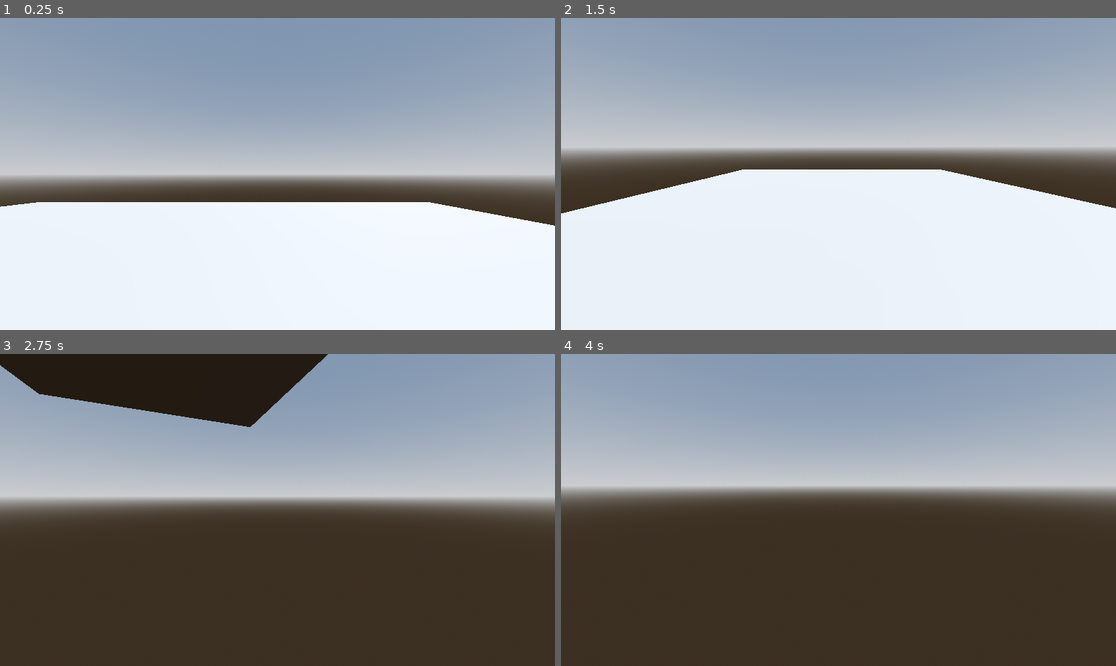
Above: before the commit, frames 1-4 (two rows, left to right).
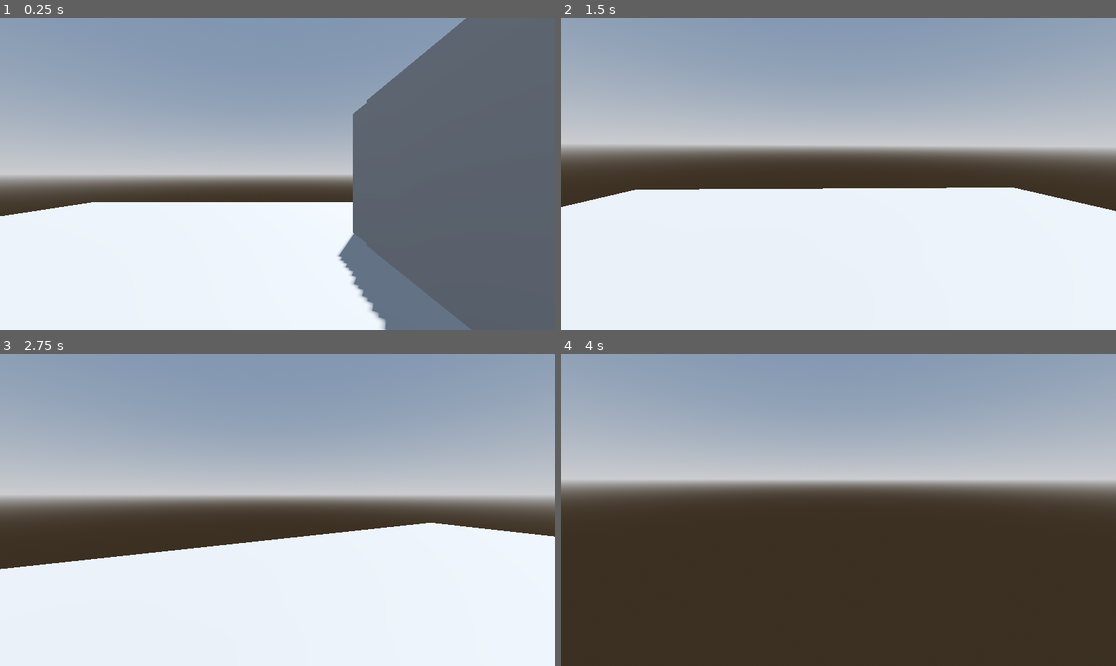
Above: after the commit, the same moments.

Repository: kc999/TerrorPatrolNew
Game: Godot game, scene res://Levels/test_level.tscn
Same seed, same stepped clock (60 frames per second), same inputs: the game is played once before the commit and once after it.
Inputs (mouse positions are in pixels of both pictures, inside the frame that each line leads up to):
- Up to frame 1 (0.25 s): no input
- Up to frame 2 (1.5 s): move the mouse to (960, 158) at 0.52 s; press the mouse at (960, 158) at 0.53 s; hold D (right) 0.53-1.28 s; tap Space (jump) at 0.77 s; move the mouse to (810, 174) at 1.27 s; release the mouse at (810, 174) at 1.28 s; hold W (forward) from 1.28 s (still down); click (810, 174) at 1.35 s
- Up to frame 3 (2.75 s): keep holding W (forward); tap Space (jump) at 1.52 s; move the mouse to (288, 503) at 2.02 s; press the mouse at (288, 503) at 2.03 s
- Up to frame 4 (4 s): keep holding W (forward); move the mouse to (832, 516) at 2.77 s; release the mouse at (832, 516) at 2.78 s; click (832, 516) at 2.85 s; tap Space (jump) at 3.02, 3.77 s; tap Enter at 3.5 s; move the mouse to (877, 513) at 3.52 s; press the mouse at (877, 513) at 3.53 s

The runs differ from the first frame. In frame 1, 33% of the frame differs, in the area x 0-100%, y 0-100%; in frame 2, 4.8%; in frame 3, 49%; in frame 4, 5.3%.

Commit message:
Audio Acoustics and pistol sounds

Diff:
--- a/terror-patrol-n/Levels/test_level.tscn
+++ b/terror-patrol-n/Levels/test_level.tscn
@@ -21,6 +21,12 @@
 [sub_resource type="BoxMesh" id="BoxMesh_4k50d"]
 size = Vector3(20, 1, 20)
 
+[sub_resource type="BoxMesh" id="BoxMesh_ormqy"]
+size = Vector3(5, 3, 1)
+
+[sub_resource type="ConcavePolygonShape3D" id="ConcavePolygonShape3D_00vsl"]
+data = PackedVector3Array(-2.5, 1.5, 0.5, 2.5, 1.5, 0.5, -2.5, -1.5, 0.5, 2.5, 1.5, 0.5, 2.5, -1.5, 0.5, -2.5, -1.5, 0.5, 2.5, 1.5, -0.5, -2.5, 1.5, -0.5, 2.5, -1.5, -0.5, -2.5, 1.5, -0.5, -2.5, -1.5, -0.5, 2.5, -1.5, -0.5, 2.5, 1.5, 0.5, 2.5, 1.5, -0.5, 2.5, -1.5, 0.5, 2.5, 1.5, -0.5, 2.5, -1.5, -0.5, 2.5, -1.5, 0.5, -2.5, 1.5, -0.5, -2.5, 1.5, 0.5, -2.5, -1.5, -0.5, -2.5, 1.5, 0.5, -2.5, -1.5, 0.5, -2.5, -1.5, -0.5, 2.5, 1.5, 0.5, -2.5, 1.5, 0.5, 2.5, 1.5, -0.5, -2.5, 1.5, 0.5, -2.5, 1.5, -0.5, 2.5, 1.5, -0.5, -2.5, -1.5, 0.5, 2.5, -1.5, 0.5, -2.5, -1.5, -0.5, 2.5, -1.5, 0.5, 2.5, -1.5, -0.5, -2.5, -1.5, -0.5)
+
 [node name="TestLevel" type="Node3D" unique_id=292632588]
 
 [node name="DirectionalLight3D" type="DirectionalLight3D" parent="." unique_id=386575485]
@@ -39,4 +45,50 @@
 mesh = SubResource("BoxMesh_4k50d")
 
 [node name="Player" parent="." unique_id=632405292 instance=ExtResource("1_ormqy")]
-transform = Transform3D(1, 0, 0, 0, 1, 0, 0, 0, 1, 2.2384987, 2.3436127, 0.39337635)
+transform = Transform3D(1, 0, 0, 0, 1, 0, 0, 0, 1, -0.5525563, 2.3436127, 0.39337635)
+
+[node name="Fort" type="Node3D" parent="." unique_id=410347902]
+
+[node name="StaticBody3D" type="StaticBody3D" parent="Fort" unique_id=11706865]
+transform = Transform3D(1, 0, 0, 0, 1, 0, 0, 0, 1, 3.810278, 0.0639925, -4.129481)
+
+[node name="MeshInstance3D" type="MeshInstance3D" parent="Fort/StaticBody3D" unique_id=24482441]
+transform = Transform3D(1, 0, 0, 0, 1, 0, 0, 0, 1, 0, 1.8639269, 0)
+mesh = SubResource("BoxMesh_ormqy")
+
+[node name="CollisionShape3D" type="CollisionShape3D" parent="Fort/StaticBody3D" unique_id=156237636]
+transform = Transform3D(1, 0, 0, 0, 1, 0, 0, 0, 1, 0, 1.8639269, 0)
+shape = SubResource("ConcavePolygonShape3D_00vsl")
+
+[node name="StaticBody3D2" type="StaticBody3D" parent="Fort" unique_id=1680043754]
+transform = Transform3D(-4.371139e-08, 0, 1, 0, 1, 0, -1, 0, -4.371139e-08, 5.7851405, 0.0639925, -1.1049461)
+
+[node name="MeshInstance3D" type="MeshInstance3D" parent="Fort/StaticBody3D2" unique_id=1946960954]
+transform = Transform3D(1, 0, 0, 0, 1, 0, 0, 0, 1, 0, 1.8639269, 0)
+mesh = SubResource("BoxMesh_ormqy")
+
+[node name="CollisionShape3D" type="CollisionShape3D" parent="Fort/StaticBody3D2" unique_id=621833971]
+transform = Transform3D(1, 0, 0, 0, 1, 0, 0, 0, 1, 0, 1.8639269, 0)
+shape = SubResource("ConcavePolygonShape3D_00vsl")
+
+[node name="StaticBody3D3" type="StaticBody3D" parent="Fort" unique_id=2113578524]
+transform = Transform3D(-4.371139e-08, 0, 1, 0, 1, 0, -1, 0, -4.371139e-08, 1.7456465, 0.0639925, -1.2089853)
+
+[node name="MeshInstance3D" type="MeshInstance3D" parent="Fort/StaticBody3D3" unique_id=1472367037]
+transform = Transform3D(1, 0, 0, 0, 1, 0, 0, 0, 1, 0, 1.8639269, 0)
+mesh = SubResource("BoxMesh_ormqy")
+
+[node name="CollisionShape3D" type="CollisionShape3D" parent="Fort/StaticBody3D3" unique_id=43033973]
+transform = Transform3D(1, 0, 0, 0, 1, 0, 0, 0, 1, 0, 1.8639269, 0)
+shape = SubResource("ConcavePolygonShape3D_00vsl")
+
+[node name="StaticBody3D4" type="StaticBody3D" parent="Fort" unique_id=1883985324]
+transform = Transform3D(-4.371139e-08, 1, -4.371139e-08, 0, -4.371139e-08, -1, -1, -4.371139e-08, 1.9106855e-15, 1.911464, 3.6076546, -1.2089853)
+
+[node name="MeshInstance3D" type="MeshInstance3D" parent="Fort/StaticBody3D4" unique_id=1170318415]
+transform = Transform3D(1, 0, 0, 0, 1, 0, 0, 0, 1, 0, 1.8639269, 0)
+mesh = SubResource("BoxMesh_ormqy")
+
+[node name="CollisionShape3D" type="CollisionShape3D" parent="Fort/StaticBody3D4" unique_id=405426997]
+transform = Transform3D(1, 0, 0, 0, 1, 0, 0, 0, 1, 0, 1.8639269, 0)
+shape = SubResource("ConcavePolygonShape3D_00vsl")
--- a/terror-patrol-n/Scenes/Weapons/PistolShoot.gd
+++ b/terror-patrol-n/Scenes/Weapons/PistolShoot.gd
@@ -2,5 +2,5 @@
 
 func handle_input(_event: InputEvent) -> void:
 	#If the gun can shoot, and has ammo, shoot
-	if Input.is_action_pressed("primary_fire") && gun.canShoot && gun.currentAmmo > 0:
+	if Input.is_action_just_pressed("primary_fire") && gun.canShoot && gun.currentAmmo > 0:
 		gun.shoot()
--- a/terror-patrol-n/Scenes/Weapons/pistol.tscn
+++ b/terror-patrol-n/Scenes/Weapons/pistol.tscn
@@ -1,12 +1,15 @@
 [gd_scene format=3 uid="uid://cmb0drwhcmg56"]
 
 [ext_resource type="Script" uid="uid://dyn8ehl1kfqc4" path="res://pistol.gd" id="1_ly3mx"]
+[ext_resource type="AudioStream" uid="uid://bqsoco04pbbxd" path="res://Assets/Sounds/Weapons/Pistol/pistol_base.ogg" id="2_c8jmy"]
 [ext_resource type="Script" uid="uid://bxyya3qn57w5i" path="res://Scripts/StateMachine/StateMachine.gd" id="2_v4s1r"]
 [ext_resource type="Script" uid="uid://bl8ajy2phirou" path="res://Scenes/Weapons/PistolShoot.gd" id="3_131bw"]
+[ext_resource type="AudioStream" uid="uid://bfkusy7xnm7kx" path="res://Assets/Sounds/Weapons/Pistol/pistol_indoor_tail.ogg" id="3_p25qq"]
+[ext_resource type="AudioStream" uid="uid://bsosmbkaybexn" path="res://Assets/Sounds/Weapons/Pistol/pistol_outdoor_tail.ogg" id="4_1o7ip"]
 
 [node name="Pistol" type="Node3D" unique_id=1892021339]
 script = ExtResource("1_ly3mx")
-rateOfFire = 0.1
+rateOfFire = 0.15
 maxAmmoMagazine = 10
 currentAmmo = 10
 reserveAmmo = 50
@@ -15,6 +18,9 @@
 mouseRecoilHorz = 0.25
 springRecoilHorz = 4.0
 springRecoilVert = 1.5
+baseGunSound = ExtResource("2_c8jmy")
+tailIndoorSound = ExtResource("3_p25qq")
+tailOutdoorSound = ExtResource("4_1o7ip")
 
 [node name="StateMachine" type="Node" parent="." unique_id=2084305979 node_paths=PackedStringArray("initial_state")]
 script = ExtResource("2_v4s1r")
--- a/terror-patrol-n/Scripts/Weapons/GunBase.gd
+++ b/terror-patrol-n/Scripts/Weapons/GunBase.gd
@@ -12,28 +12,75 @@
 @export var springRecoilVert: float
 ##Scene for projectile object weapon shoots
 @export var projectileScene: PackedScene
+@export var baseGunSound: AudioStream
+@export var tailIndoorSound: AudioStream
+@export var tailOutdoorSound: AudioStream
+@export var baseSoundVolume: float = 1.0
+var baseGunSoundPlayer: AudioStreamPlayer
+var tailIndoorSoundPlayer: AudioStreamPlayer
+var tailOutdoorSoundPlayer: AudioStreamPlayer
 var rateOfFireTimer: Timer
 var canShoot: bool = true
 var player: Player
+#Gun sounds are routed through the "WeaponSounds" bus. This is to properly pan sound shooting sound effecs
+var audioBusIndoor: String = "WeaponSoundsIndoor"
+var audioBusOutdoor: String = "WeaponSoundsOutdoor"
+var busPanEffectIn
+var busPanEffectOut
 ##Emits when the gun has successfully been reloaded
 signal gunReloaded
 signal gunEquipped
 signal gunUnequipped
 
 func _ready() -> void:
+	#Create the timer to track rate of fire
 	rateOfFireTimer = Timer.new()
 	rateOfFireTimer.wait_time = rateOfFire
 	rateOfFireTimer.one_shot = true
 	rateOfFireTimer.autostart = false
 	add_child(rateOfFireTimer)
 	rateOfFireTimer.timeout.connect(_on_fireratetimer_timeout)
+	#Grab a reference to the player
 	player = get_tree().get_first_node_in_group("Player")
+	#Check if there are gun sounds attached, if there are, create necessary players for them
+	if baseGunSound:
+		baseGunSoundPlayer = AudioStreamPlayer.new()
+		baseGunSoundPlayer.stream = baseGunSound
+		baseGunSoundPlayer.max_polyphony = 3
+		add_child(baseGunSoundPlayer)
+	if tailIndoorSound:
+		tailIndoorSoundPlayer = AudioStreamPlayer.new()
+		tailIndoorSoundPlayer.stream = tailIndoorSound
+		tailIndoorSoundPlayer.max_polyphony = 1
+		tailIndoorSoundPlayer.bus = audioBusIndoor
+		add_child(tailIndoorSoundPlayer)
+	if tailOutdoorSound:
+		tailOutdoorSoundPlayer = AudioStreamPlayer.new()
+		tailOutdoorSoundPlayer.stream = tailOutdoorSound
+		tailOutdoorSoundPlayer.max_polyphony = 1
+		tailOutdoorSoundPlayer.bus = audioBusOutdoor
+		add_child(tailOutdoorSoundPlayer)
+	#Get pan effect from the bus
+	busPanEffectIn = AudioServer.get_bus_effect(AudioServer.get_bus_index(audioBusIndoor),0) as AudioEffectPanner
+	busPanEffectOut = AudioServer.get_bus_effect(AudioServer.get_bus_index(audioBusOutdoor),0) as AudioEffectPanner
 func shoot() -> void:
-	print("Pew")
 	canShoot = false
 	rateOfFireTimer.start()
 	if player:
 		player.apply_recoil(mouseRecoilVert,randf_range(-mouseRecoilHorz,mouseRecoilHorz),springRecoilVert,randf_range(-springRecoilHorz,springRecoilHorz))
+	if baseGunSoundPlayer:
+		baseGunSoundPlayer.pitch_scale = randf_range(0.9,1.1)
+		baseGunSoundPlayer.play()
+	var soundInfo = player.get_sound_acoustics()
+	print(soundInfo)
+	if tailIndoorSoundPlayer:
+		tailIndoorSoundPlayer.volume_db = linear_to_db(soundInfo["indoor_volume"])
+		busPanEffectIn.pan = soundInfo["pan"]
+		tailIndoorSoundPlayer.play()
+	if tailOutdoorSoundPlayer:
+		tailOutdoorSoundPlayer.volume_db = linear_to_db(soundInfo["outdoor_volume"])
+		busPanEffectOut.pan = -soundInfo["pan"]
+		tailOutdoorSoundPlayer.play()
 
 func reload() -> void:
 	print("reloaded")
--- /dev/null
+++ b/terror-patrol-n/default_bus_layout.tres
@@ -0,0 +1,26 @@
+[gd_resource type="AudioBusLayout" format=3 uid="uid://xrnkfo3jrwbm"]
+
+[sub_resource type="AudioEffectPanner" id="AudioEffectPanner_j3pel"]
+resource_name = "Panner"
+
+[sub_resource type="AudioEffectPanner" id="AudioEffectPanner_g28q7"]
+resource_name = "Panner"
+
+[resource]
+bus/0/bypass_fx = true
+bus/1/name = &"WeaponSoundsIndoor"
+bus/1/solo = false
+bus/1/mute = false
+bus/1/bypass_fx = false
+bus/1/volume_db = 0.0
+bus/1/send = &"Master"
+bus/1/effect/0/effect = SubResource("AudioEffectPanner_j3pel")
+bus/1/effect/0/enabled = true
+bus/2/name = &"WeaponSoundsOutdoor"
+bus/2/solo = false
+bus/2/mute = false
+bus/2/bypass_fx = false
+bus/2/volume_db = 0.0
+bus/2/send = &"Master"
+bus/2/effect/0/effect = SubResource("AudioEffectPanner_g28q7")
+bus/2/effect/0/enabled = true
--- a/terror-patrol-n/player.gd
+++ b/terror-patrol-n/player.gd
@@ -6,11 +6,14 @@
 var friction: float = 10
 var jumpHeight: float = 6
 var gravity: float = 12
+#This is how much each ray cast in each direction is weighted in to the final gun volume/sound
+#Indexes = [0]Ceiling, [1]Left, [2]Right, [3]Front, [4]Back
+const weaponSoundWeights: Array[float]  = [.3,.2,.2,.15,.15]
+var maxAcousticsDistance: float = 20
 @export var mouseSensitivity: float = 0.005
 @onready var head: Node3D = $Head
 @onready var camera: Camera3D = $Head/RecoilHandler/Camera
 @onready var recoilHandler: Node3D = $Head/RecoilHandler
-
 func mouse_input(_input:InputEvent):
 	#Check if mouse is captured before rotating player
 	if _input is InputEventMouseMotion && Input.mouse_mode == Input.MOUSE_MODE_CAPTURED:
@@ -46,3 +49,39 @@
 	head.rotation.x = clamp(head.rotation.x,deg_to_rad(-89),deg_to_rad(89))
 	#Also Apply recoil to the recoil spring
 	recoilHandler.add_recoil(springRecoilVert,springRecoilHorz)
+
+func get_sound_acoustics() -> Dictionary:
+	#Grab the space state and get current basis directions
+	var space_state = get_world_3d().direct_space_state
+	var origin = global_position
+	#[0]Front, [1]Left, [2]Right, [3]Front,[4]Back
+	var curBasisDirections: Array[Vector3] = [basis.y,-basis.x,basis.x,-basis.z,basis.z]
+	#Get the total amount added for the indoor sound, as well as left and right pan
+	var indoor_total: float
+	var front_influence: float = maxAcousticsDistance
+	var left_pan: float = maxAcousticsDistance
+	var right_pan: float = maxAcousticsDistance
+	#Cycle through rays and get total values
+	for rays in curBasisDirections.size():
+		var end_point = origin + (curBasisDirections[rays] * maxAcousticsDistance)
+		var query = PhysicsRayQueryParameters3D.create(origin,end_point,1)
+		var result = space_state.intersect_ray(query)
+
+		if result:
+			var hit_dist = origin.distance_to(result.position)
+
+			if rays == 1: left_pan = hit_dist
+			elif rays == 2: right_pan = hit_dist
+			elif rays == 3: front_influence = hit_dist
+
+			var falloff = clampf(1.0 - (hit_dist / maxAcousticsDistance),0.0, 1.0)
+			indoor_total += weaponSoundWeights[rays] * falloff
+
+	var pan_dir = clampf((left_pan - right_pan) / maxAcousticsDistance, -1.0, 1.0)
+	var pan_front_influence = front_influence / maxAcousticsDistance
+	pan_dir *= pan_front_influence
+
+	return {"indoor_volume": sqrt(clampf(indoor_total,0.0,1.0)),
+			"outdoor_volume": sqrt(clampf(1.0 - indoor_total,0.0,1.0)),
+			"pan": pan_dir
+			}
--- a/terror-patrol-n/project.godot
+++ b/terror-patrol-n/project.godot
@@ -52,6 +52,13 @@
 ]
 }
 
+[layer_names]
+
+3d_physics/layer_1="World"
+3d_physics/layer_2="Player"
+3d_physics/layer_3="Enemy"
+3d_physics/layer_4="Props"
+
 [physics]
 
 3d/physics_engine="Jolt Physics"
Not shown, added: terror-patrol-n/Assets/Sounds/Weapons/Pistol/pistol_base.ogg.import
Not shown, added: terror-patrol-n/Assets/Sounds/Weapons/Pistol/pistol_indoor_tail.ogg.import
Not shown, added: terror-patrol-n/Assets/Sounds/Weapons/Pistol/pistol_outdoor_tail.ogg.import
Not shown, added: terror-patrol-n/Assets/Sounds/Weapons/Pistol/pistol_base.ogg
Not shown, added: terror-patrol-n/Assets/Sounds/Weapons/Pistol/pistol_indoor_tail.ogg
Not shown, added: terror-patrol-n/Assets/Sounds/Weapons/Pistol/pistol_outdoor_tail.ogg
